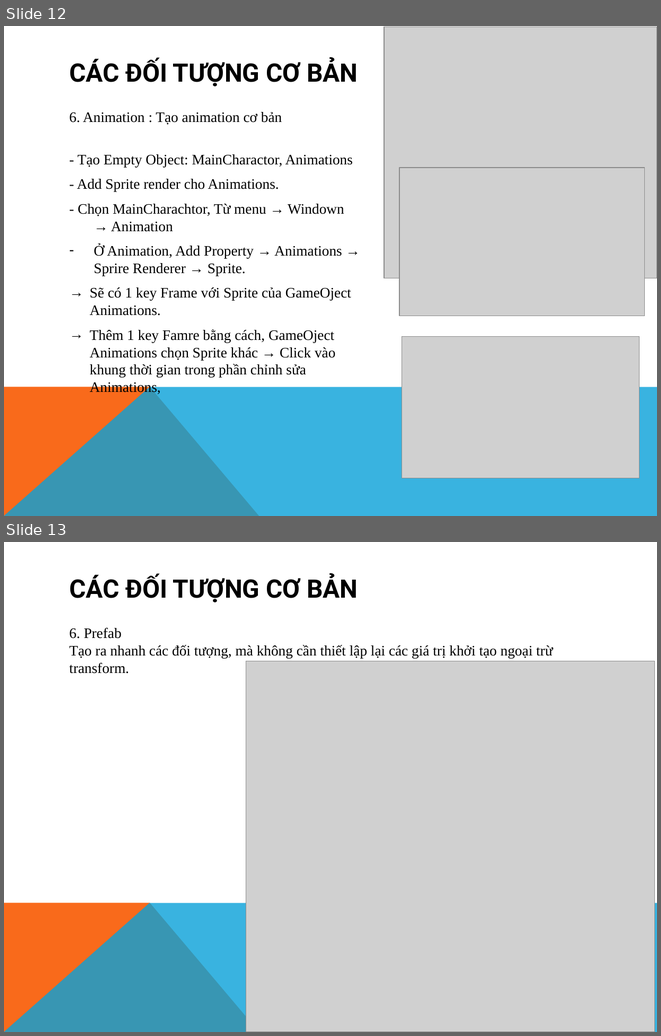
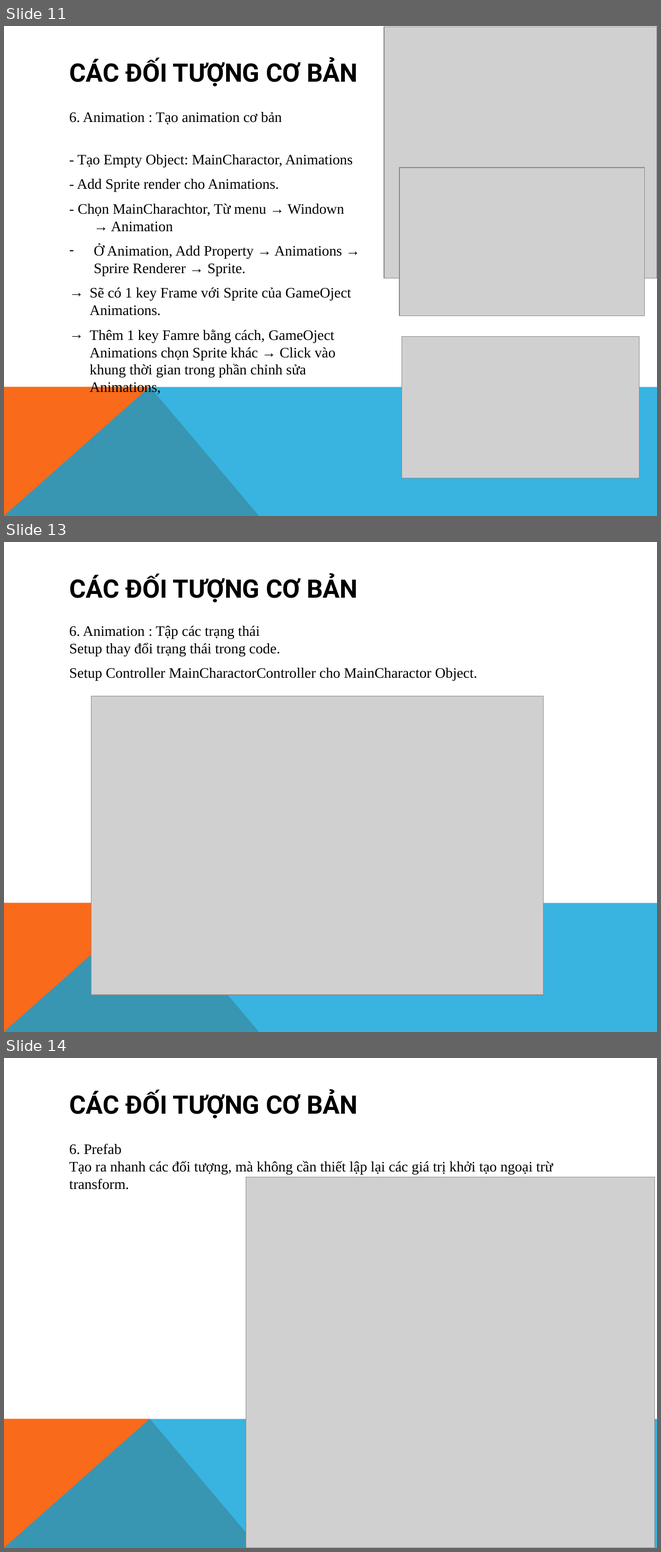
Before and after one commit to fordream/docs, a slide deck: unity/unity.pptx. Shown one above the other, each under a label of ours: slides 12 and 13 before the commit, slides 11, 13 and 14 after it; the slides between them are not shown. The pictures are 661x1036 and 661x1552 pixels, drawn with LibreOffice and Linux fonts; fonts in the diff are those of the drawing; grey boxes stand for pictures. Boxes give left, top, right and bottom in pixels: in the first picture for what was removed or moved away, otherwise in the second. Text is boxed around its words. In the diff, an @@ line names an element or a change of style, - is before the commit and + after.

```diff
--- a/unity/unity.pptx
+++ b/unity/unity.pptx
@@ slide 13 added at bbox=[4, 542, 657, 1032], background #FFFFFF; not listed: 2 template elements that a slide beside it also shows @@
@@ title added at bbox=[69, 574, 358, 602], 28 pt, text #000000, bold @@
+CÁC ĐỐI TƯỢNG CƠ BẢN
@@ text added at bbox=[69, 626, 477, 680], 16 pt, text #000000 @@
+6. Animation : Tập các trạng thái
+Setup thay đổi trạng thái trong code.
+Setup Controller MainCharactorController cho MainCharactor Object.
@@ picture added at bbox=[91, 696, 544, 995] @@
@@ what was slide 12 is now slide 11 @@
@@ what was slide 13 is now slide 14 @@
```
Also in this commit, not shown: 2 other slides added, 1 slide removed.
